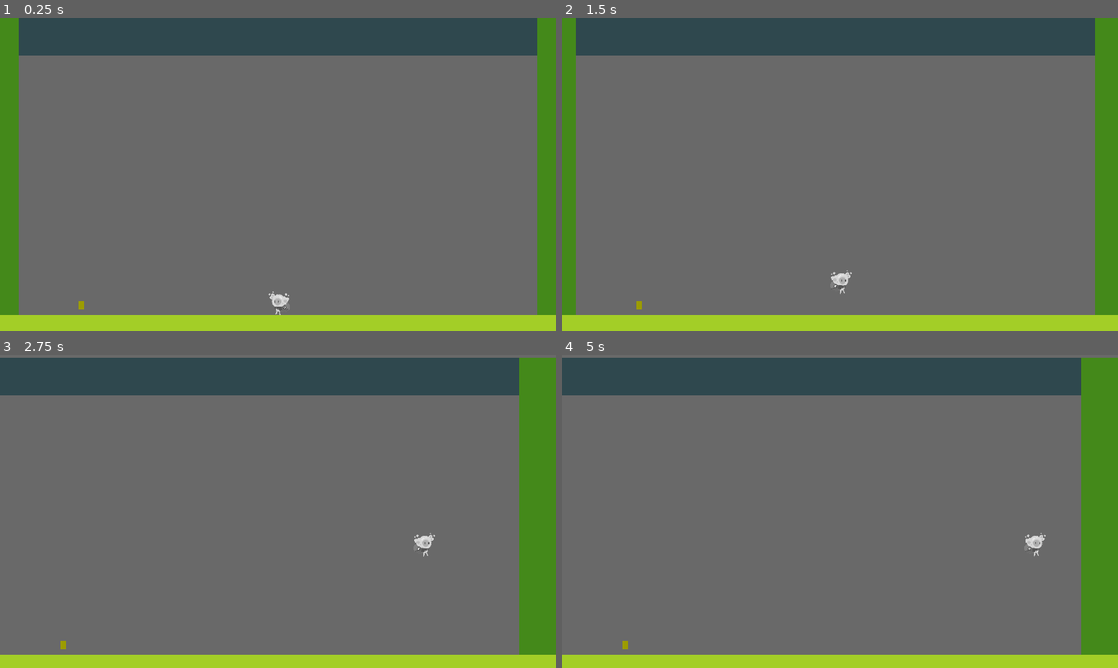
Above: before the commit, frames 1-4 (two rows, left to right).
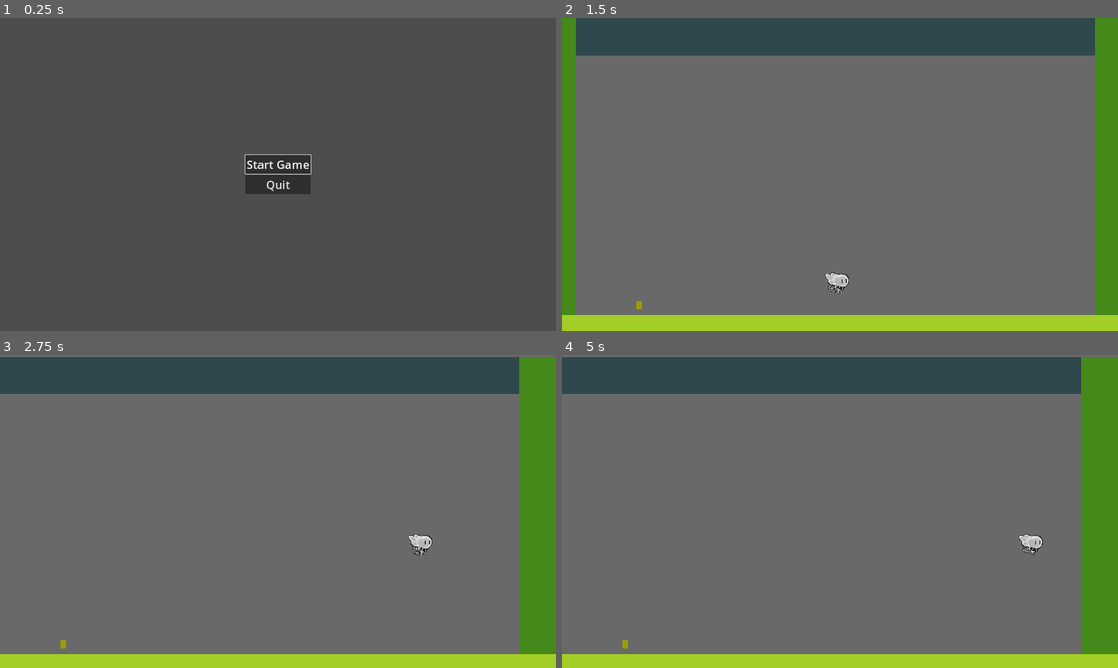
Above: after the commit, the same moments.

Repository: giuliosa/slyheart
Game: Godot game, scene res://Scenes/Menu/start_menu.tscn
Two runs of this game, one before a commit and one after it. Both use one fixed random seed, a clock stepped at 60 frames per second and the inputs below. Before the commit the project starts from res://Scenes/level_one.tscn.
Inputs (mouse positions are in pixels of both pictures, inside the frame that each line leads up to):
- Up to frame 1 (0.25 s): no input
- Up to frame 2 (1.5 s): click (840, 165) at 0.5 s, where only the run after the commit has a clickable "Start Game"; tap Enter at 1.25 s; hold Right (ui_right) from 1.28 s (still down); tap Space (action) at 1.35 s
- Up to frame 3 (2.75 s): keep holding Right (ui_right); tap Space (action) at 2.1 s
- Up to frame 4 (5 s): release Right (ui_right) at 2.78 s; hold Left (ui_left) 2.78-3.53 s; tap Space (action) at 2.85, 3.6, 4.35 s; hold Right (ui_right) from 3.53 s (still down)

The runs differ from the first frame. In frame 1, 100% of the frame differs, in the area x 0-100%, y 0-100%; in frame 2, 0.2%; in frame 3, 1.0%; in frame 4, 1.0%.

Commit message:
Some small addings

Diff:
--- a/Scenes/Actors/Enemy/enemy.tscn
+++ b/Scenes/Actors/Enemy/enemy.tscn
@@ -1,14 +1,14 @@
 [gd_scene load_steps=6 format=3 uid="uid://bntm2p00fbiv6"]
 
-[ext_resource type="Texture2D" uid="uid://cpsa3tmdtfk8i" path="res://assets/temp/mock-tile.png" id="1_rjuqn"]
 [ext_resource type="Script" path="res://Scenes/Actors/Enemy/enemy.gd" id="1_s5lhr"]
+[ext_resource type="Texture2D" uid="uid://bgvhxt22y3v7v" path="res://Scenes/Actors/Enemy/enemy1.png" id="2_rrgoi"]
 [ext_resource type="PackedScene" uid="uid://devo42stl324q" path="res://Scenes/Prefab/hitbox.tscn" id="3_jvah0"]
 
 [sub_resource type="RectangleShape2D" id="RectangleShape2D_x8iq4"]
-size = Vector2(64, 54)
+size = Vector2(41, 56)
 
 [sub_resource type="RectangleShape2D" id="RectangleShape2D_3uvre"]
-size = Vector2(64, 8)
+size = Vector2(41, 20)
 
 [node name="Enemy" type="CharacterBody2D" groups=["enemies"]]
 collision_layer = 4
@@ -16,12 +16,11 @@
 script = ExtResource("1_s5lhr")
 
 [node name="Sprite2D" type="Sprite2D" parent="."]
-texture = ExtResource("1_rjuqn")
-hframes = 6
-frame = 4
+position = Vector2(2, -11)
+texture = ExtResource("2_rrgoi")
 
 [node name="CollisionShape2D" type="CollisionShape2D" parent="."]
-position = Vector2(0, 5)
+position = Vector2(0.5, 6)
 shape = SubResource("RectangleShape2D_x8iq4")
 
 [node name="WallDetector" type="RayCast2D" parent="."]
@@ -31,6 +30,6 @@
 [node name="Hitbox" parent="." instance=ExtResource("3_jvah0")]
 
 [node name="CollisionShape2D" type="CollisionShape2D" parent="Hitbox"]
-position = Vector2(0, -27)
+position = Vector2(0.5, -33)
 shape = SubResource("RectangleShape2D_3uvre")
 debug_color = Color(0.956863, 0, 0.317647, 0.419608)
--- /dev/null
+++ b/Scenes/Actors/Partner/partner.tscn
@@ -0,0 +1,17 @@
+[gd_scene load_steps=3 format=3 uid="uid://qr8hmqih21qv"]
+
+[ext_resource type="Texture2D" uid="uid://cdvg1e7l14ghp" path="res://Scenes/Actors/Partner/partner.png" id="1_hs0ak"]
+
+[sub_resource type="CircleShape2D" id="CircleShape2D_j4baa"]
+radius = 16.0312
+
+[node name="Partner" type="RigidBody2D"]
+collision_layer = 256
+collision_mask = 130
+
+[node name="Body" type="Sprite2D" parent="."]
+position = Vector2(1, -2)
+texture = ExtResource("1_hs0ak")
+
+[node name="CollisionShape2D" type="CollisionShape2D" parent="."]
+shape = SubResource("CircleShape2D_j4baa")
--- a/Scenes/Actors/Player/player.gd
+++ b/Scenes/Actors/Player/player.gd
@@ -54,7 +54,8 @@
 	if input_axis:
 		velocity.x = move_toward(velocity.x, input_axis * movement_data.speed, movement_data.acceleration * delta)
 		#Change this when the character have the properly sprite
-		body.flip_h = input_axis > 0
+		body.flip_h = input_axis < 0
+		# TODO: Fix the direction of partner, and the partner at all
 
 func handle_air_acceleration(input_axis, delta):
 	if is_on_floor(): return
--- a/Scenes/Actors/Player/player.tscn
+++ b/Scenes/Actors/Player/player.tscn
@@ -1,14 +1,15 @@
-[gd_scene load_steps=6 format=3 uid="uid://cq36hubtnhqpy"]
+[gd_scene load_steps=7 format=3 uid="uid://cq36hubtnhqpy"]
 
 [ext_resource type="Script" path="res://Scenes/Actors/Player/player.gd" id="1_epk1r"]
-[ext_resource type="Texture2D" uid="uid://ignjo8nrxl66" path="res://Scenes/Actors/Player/sly.png" id="1_oq6si"]
 [ext_resource type="Resource" uid="uid://5p36ybp3fqd5" path="res://Scenes/Actors/Player/DefaultMovementData.tres" id="2_v7y42"]
+[ext_resource type="Texture2D" uid="uid://8gt8nogpbalr" path="res://Scenes/Actors/Player/body.png" id="3_qnphg"]
+[ext_resource type="PackedScene" uid="uid://qr8hmqih21qv" path="res://Scenes/Actors/Partner/partner.tscn" id="4_pwkwu"]
 
 [sub_resource type="RectangleShape2D" id="RectangleShape2D_c61jk"]
-size = Vector2(20, 31)
+size = Vector2(22, 33.5)
 
 [sub_resource type="RectangleShape2D" id="RectangleShape2D_kljb0"]
-size = Vector2(16, 66)
+size = Vector2(24, 69)
 
 [node name="Player" type="CharacterBody2D"]
 collision_mask = 74
@@ -17,12 +18,26 @@
 script = ExtResource("1_epk1r")
 movement_data = ExtResource("2_v7y42")
 
+[node name="StaticBody2D" type="StaticBody2D" parent="."]
+position = Vector2(4, -4)
+collision_layer = 128
+collision_mask = 256
+
+[node name="CollisionPolygon2D" type="CollisionPolygon2D" parent="StaticBody2D"]
+position = Vector2(-8, -12)
+build_mode = 1
+polygon = PackedVector2Array(-30, -19, -21, -24, -10, -23, -3, -18, 1, -10, 1, -3, -3, 7, -15, 11, -25, 9, -32, 4, -35, -8, -30, -19, -36, -8, -33, 5, -25, 10, -14, 12, -2, 8, 2, -3, 2, -10, -2, -19, -10, -24, -21, -25)
+
+[node name="Partner" parent="." instance=ExtResource("4_pwkwu")]
+position = Vector2(-21, -23)
+
 [node name="Body" type="Sprite2D" parent="."]
-position = Vector2(4, -36)
-texture = ExtResource("1_oq6si")
+position = Vector2(-7, -34)
+texture = ExtResource("3_qnphg")
 
 [node name="CollisionShape2D" type="CollisionShape2D" parent="."]
-position = Vector2(0, -10.5)
+visible = false
+position = Vector2(0, -15.25)
 shape = SubResource("RectangleShape2D_c61jk")
 
 [node name="CoyoteJumpTimer" type="Timer" parent="."]
@@ -30,11 +45,12 @@
 one_shot = true
 
 [node name="HazardDetector" type="Area2D" parent="."]
+visible = false
 collision_layer = 0
 collision_mask = 64
 
 [node name="CollisionShape2D" type="CollisionShape2D" parent="HazardDetector"]
-position = Vector2(0, -28)
+position = Vector2(0, -32)
 shape = SubResource("RectangleShape2D_kljb0")
 debug_color = Color(0.820401, 0.335223, 0.580612, 0.42)
 
--- /dev/null
+++ b/Scenes/Menu/start_menu.gd
@@ -0,0 +1,17 @@
+extends MarginContainer
+
+@onready var start_game = %StartGame
+@onready var quit = %Quit
+
+func _ready():
+	start_game.grab_focus()
+	pass
+
+func _on_start_game_pressed():
+	#await LevelTransition.fade_out()
+	get_tree().change_scene_to_file("res://Scenes/level_one.tscn")
+	LevelTransition.fade_in()
+
+
+func _on_quit_pressed():
+	get_tree().quit()
--- /dev/null
+++ b/Scenes/Menu/start_menu.tscn
@@ -0,0 +1,37 @@
+[gd_scene load_steps=2 format=3 uid="uid://by8b74y5eaqkq"]
+
+[ext_resource type="Script" path="res://Scenes/Menu/start_menu.gd" id="1_do0v8"]
+
+[node name="StartMenu" type="MarginContainer"]
+anchors_preset = 15
+anchor_right = 1.0
+anchor_bottom = 1.0
+grow_horizontal = 2
+grow_vertical = 2
+theme_override_constants/margin_left = 100
+theme_override_constants/margin_top = 100
+theme_override_constants/margin_right = 100
+theme_override_constants/margin_bottom = 100
+script = ExtResource("1_do0v8")
+
+[node name="CenterContainer" type="CenterContainer" parent="."]
+layout_mode = 2
+
+[node name="VBoxContainer" type="VBoxContainer" parent="CenterContainer"]
+layout_mode = 2
+
+[node name="StartGame" type="Button" parent="CenterContainer/VBoxContainer"]
+unique_name_in_owner = true
+layout_mode = 2
+theme_override_font_sizes/font_size = 40
+text = "Start Game
+"
+
+[node name="Quit" type="Button" parent="CenterContainer/VBoxContainer"]
+unique_name_in_owner = true
+layout_mode = 2
+theme_override_font_sizes/font_size = 40
+text = "Quit"
+
+[connection signal="pressed" from="CenterContainer/VBoxContainer/StartGame" to="." method="_on_start_game_pressed"]
+[connection signal="pressed" from="CenterContainer/VBoxContainer/Quit" to="." method="_on_quit_pressed"]
--- a/Scenes/level_transition.gd
+++ b/Scenes/level_transition.gd
@@ -2,12 +2,10 @@
 
 @onready var animation_player = $AnimationPlayer
 
-func fade_from_black():
-	animation_player.play("fade_from_black")
+func fade_out():
+	animation_player.play("fade_out")
 	await animation_player.animation_finished
 
-func fade_to_black():
-	animation_player.play("fade_to_black")
+func fade_in():
+	animation_player.play("fade_in")
 	await animation_player.animation_finished
-
-#TODO: Make this again. For some reason, animation_player is getting a error everytime
--- a/Scenes/level_transition.tscn
+++ b/Scenes/level_transition.tscn
@@ -1,9 +1,63 @@
-[gd_scene load_steps=2 format=3 uid="uid://dyacjgkr5jplb"]
+[gd_scene load_steps=6 format=3 uid="uid://dyacjgkr5jplb"]
 
 [ext_resource type="Script" path="res://Scenes/level_transition.gd" id="1_u6468"]
 
+[sub_resource type="Animation" id="Animation_5vh32"]
+length = 0.001
+tracks/0/type = "value"
+tracks/0/imported = false
+tracks/0/enabled = true
+tracks/0/path = NodePath("ColorRect:color")
+tracks/0/interp = 1
+tracks/0/loop_wrap = true
+tracks/0/keys = {
+"times": PackedFloat32Array(0),
+"transitions": PackedFloat32Array(1),
+"update": 0,
+"values": [Color(0, 0, 0, 0)]
+}
+
+[sub_resource type="Animation" id="Animation_kfnwq"]
+resource_name = "fade_in"
+length = 0.5
+tracks/0/type = "value"
+tracks/0/imported = false
+tracks/0/enabled = true
+tracks/0/path = NodePath("ColorRect:color")
+tracks/0/interp = 1
+tracks/0/loop_wrap = true
+tracks/0/keys = {
+"times": PackedFloat32Array(0, 0.5),
+"transitions": PackedFloat32Array(1, 1),
+"update": 0,
+"values": [Color(0, 0, 0, 0), Color(0, 0, 0, 1)]
+}
+
+[sub_resource type="Animation" id="Animation_1cf1q"]
+resource_name = "fade_out"
+length = 0.5
+tracks/0/type = "value"
+tracks/0/imported = false
+tracks/0/enabled = true
+tracks/0/path = NodePath("ColorRect:color")
+tracks/0/interp = 1
+tracks/0/loop_wrap = true
+tracks/0/keys = {
+"times": PackedFloat32Array(0, 0.5),
+"transitions": PackedFloat32Array(1, 1),
+"update": 0,
+"values": [Color(0, 0, 0, 1), Color(0, 0, 0, 0)]
+}
+
+[sub_resource type="AnimationLibrary" id="AnimationLibrary_g7vrn"]
+_data = {
+"RESET": SubResource("Animation_5vh32"),
+"fade_in": SubResource("Animation_kfnwq"),
+"fade_out": SubResource("Animation_1cf1q")
+}
+
 [node name="LevelTransition" type="CanvasLayer"]
-process_mode = 3
+process_mode = 2
 layer = 10
 script = ExtResource("1_u6468")
 
@@ -13,6 +67,10 @@
 anchor_bottom = 1.0
 grow_horizontal = 2
 grow_vertical = 2
-color = Color(0, 0, 0, 1)
+mouse_filter = 2
+color = Color(0, 0, 0, 0)
 
 [node name="AnimationPlayer" type="AnimationPlayer" parent="."]
+libraries = {
+"": SubResource("AnimationLibrary_g7vrn")
+}
--- a/Scenes/level_two.tscn
+++ b/Scenes/level_two.tscn
@@ -7,11 +7,15 @@
 
 [node name="LevelTwo" instance=ExtResource("1_mu2fc")]
 
+[node name="Camera2D" parent="." index="1"]
+limit_top = -704
+limit_right = 1088
+
 [node name="TileMap" parent="." index="2"]
 layer_0/tile_data = PackedInt32Array(327665, 1, 0, 327666, 1, 0, 327667, 1, 0, 327668, 1, 0, 327669, 1, 0, 327670, 1, 0 …(2962 unchanged characters)…
 
 [node name="Player" parent="." index="3"]
-position = Vector2(880, 240)
+position = Vector2(-504, 232)
 
 [node name="MovingPlataform" parent="." index="4" instance=ExtResource("2_ijbct")]
 position = Vector2(-192, -64)
--- a/Scenes/world.gd
+++ b/Scenes/world.gd
@@ -15,7 +15,7 @@
 	level_completed.show()
 	get_tree().paused = true
 	if not next_level is PackedScene: return
-	await LevelTransition.fade_to_black()
+	await LevelTransition.fade_out()
 	get_tree().paused = false
 	get_tree().change_scene_to_packed(next_level)
-	LevelTransition.fade_from_black()
+	await LevelTransition.fade_in()
--- a/Scenes/world.tscn
+++ b/Scenes/world.tscn
@@ -13,6 +13,34 @@
 [node name="LevelCompleted" parent="Node" instance=ExtResource("5_ih3vd")]
 visible = false
 
+[node name="ProgressBar" type="ProgressBar" parent="Node"]
+offset_left = -896.0
+offset_top = -608.0
+offset_right = -636.0
+offset_bottom = -581.0
+value = 100.0
+
+[node name="Label" type="Label" parent="Node"]
+offset_left = -896.0
+offset_top = -640.0
+offset_right = -856.0
+offset_bottom = -617.0
+text = "Life
+"
+
+[node name="ProgressBar2" type="ProgressBar" parent="Node"]
+offset_left = -896.0
+offset_top = 256.0
+offset_right = -704.0
+offset_bottom = 283.0
+
+[node name="Label2" type="Label" parent="Node"]
+offset_left = -896.0
+offset_top = 296.0
+offset_right = -856.0
+offset_bottom = 319.0
+text = "Special"
+
 [node name="Camera2D" type="Camera2D" parent="."]
 offset = Vector2(0, -150)
 limit_left = -3200
--- a/project.godot
+++ b/project.godot
@@ -13,7 +13,7 @@
 config/name="Slyheart Chronicles"
 config/description="This is a game prototype for Slyheart"
 config/version="prototype 0.0.1"
-run/main_scene="res://Scenes/level_one.tscn"
+run/main_scene="res://Scenes/Menu/start_menu.tscn"
 config/features=PackedStringArray("4.2", "GL Compatibility")
 boot_splash/bg_color=Color(0, 0, 0, 1)
 boot_splash/image="res://bootsplash.png"
@@ -21,9 +21,9 @@
 
 [autoload]
 
-LevelTransition="*res://Scenes/level_transition.gd"
 GlobalDebug="*res://Scenes/Global/global_debug.gd"
 Events="*res://Scripts/Events.gd"
+LevelTransition="*res://Scenes/level_transition.tscn"
 
 [display]
 
Binary file added: Scenes/Actors/Enemy/enemy1.png
Not shown, added: Scenes/Actors/Enemy/enemy1.png.import
Binary file added: Scenes/Actors/Partner/partner.png
Not shown, added: Scenes/Actors/Partner/partner.png.import
Binary file added: Scenes/Actors/Player/body.png
Not shown, added: Scenes/Actors/Player/body.png.import
Not shown, added: Scenes/Menu/sta84C.tmp
